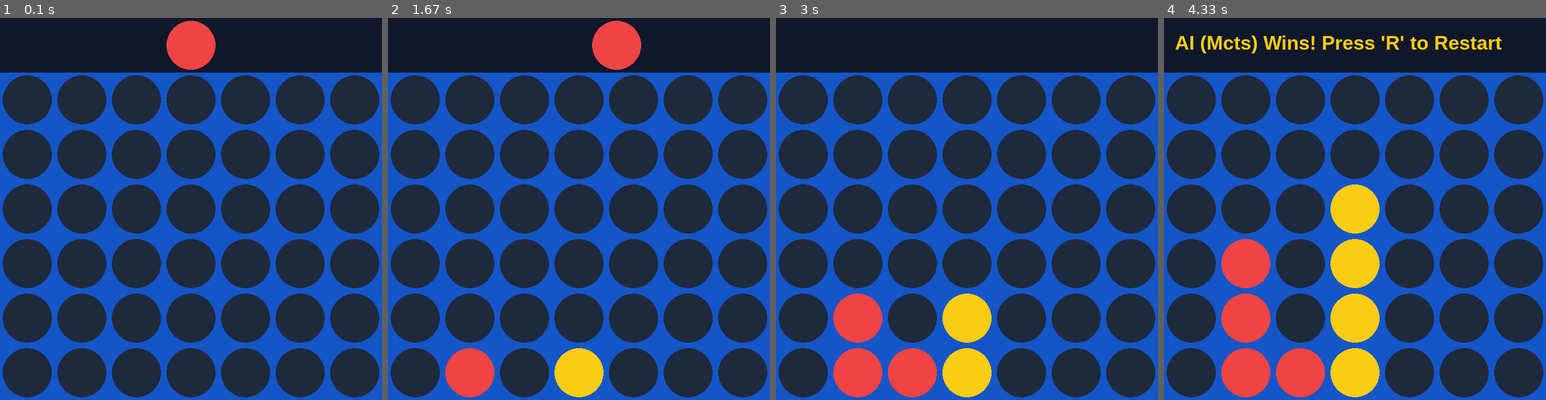
Above: before the commit, frames 1-4 (left to right).
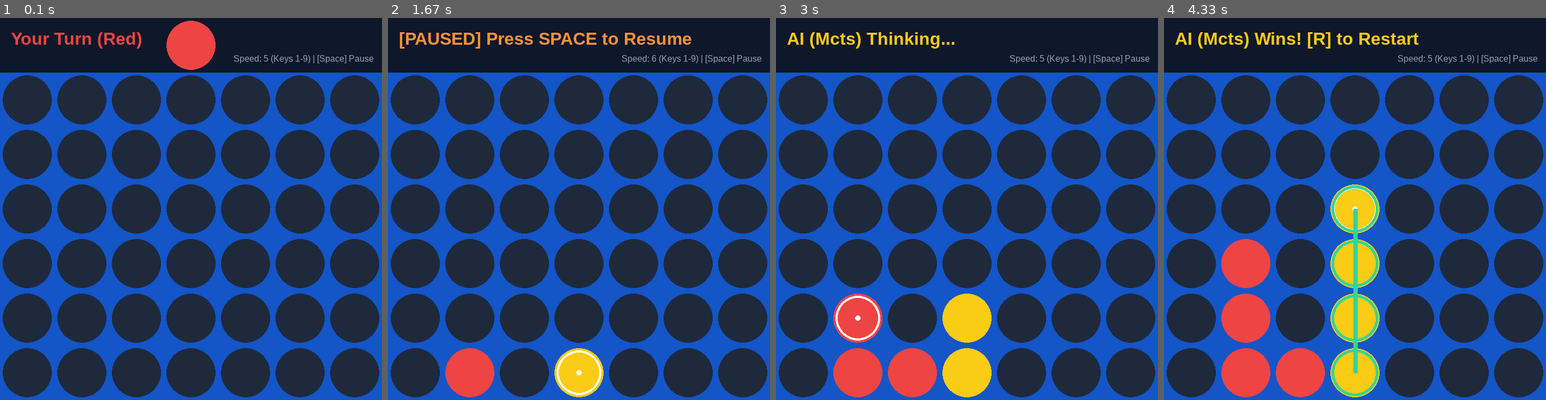
Above: after the commit, the same moments.

Repository: sharancreates/connect-four
Game: pygame game, started from gui_main.py
Same seed, same stepped clock (60 frames per second), same inputs: the game is played once before the commit and once after it.
Inputs (mouse positions are in pixels of both pictures, inside the frame that each line leads up to):
- Up to frame 1 (0.1 s): no input
- Up to frame 2 (1.67 s): press the mouse at (487, 212) at 0.37 s; move the mouse to (552, 251) at 0.47 s; release the mouse at (617, 293) at 0.6 s; tap Space at 0.67 s; tap + at 1.03 s; tap Enter at 1.57 s
- Up to frame 3 (3 s): move the mouse to (936, 308) at 2.3 s; tap Space at 2.33 s; tap - at 2.42 s; click (936, 308) at 2.58 s; press the mouse at (875, 212) at 2.93 s
- Up to frame 4 (4.33 s): move the mouse to (1347, 155) at 3.03 s; release the mouse at (1431, 98) at 3.17 s; move the mouse to (1263, 212) at 3.63 s; press the mouse at (1263, 212) at 3.67 s; move the mouse to (1293, 193) at 3.77 s; release the mouse at (1320, 178) at 3.9 s; move the mouse to (1492, 235) at 4.27 s; tap Space at 4.3 s

The runs differ from the first frame. In frame 1, 0.7% of the frame differs, in the area x 2-98%, y 3-12%; in frame 2, 2.7%; in frame 3, 1.1%; in frame 4, 3.6%, in the area x 3-98%, y 3-99%.

Commit message:
feat(gui): enhance visual polish with winning ray, last move ring, and live controls

Diff:
--- a/connect4/gui/pygame_app.py
+++ b/connect4/gui/pygame_app.py
@@ -1,14 +1,15 @@
 """Pygame GUI Interface for Connect Four.
 
 Provides a graphical 6x7 interactive board with smooth rendering,
-mouse hover tracking, click-to-drop column selection, and support
-for Human-vs-AI and AI-vs-AI demonstration modes.
+mouse hover tracking, click-to-drop column selection, winning 4-in-a-row
+ray overlays, last-move indicator rings, playback pause/speed controls,
+and support for Human-vs-AI and AI-vs-AI demonstration modes.
 """
 
 from __future__ import annotations
 import os
 import sys
-from typing import Optional, Tuple
+from typing import Optional, Tuple, List
 from connect4.core.board import Board, ROWS, COLS, EMPTY, PLAYER_1, PLAYER_2
 from connect4.agents.base import Agent
 
@@ -30,9 +31,24 @@
 COLOR_BOARD = (20, 85, 200)
 COLOR_BACKGROUND = (15, 23, 42)
 COLOR_EMPTY = (30, 41, 59)
-COLOR_PLAYER1 = (239, 68, 68)   # Vibrant Red
-COLOR_PLAYER2 = (250, 204, 21)  # Vibrant Yellow
+COLOR_PLAYER1 = (239, 68, 68)     # Vibrant Red
+COLOR_PLAYER2 = (250, 204, 21)    # Vibrant Yellow
 COLOR_TEXT = (248, 250, 252)
+COLOR_LAST_MOVE = (255, 255, 255) # Crisp White Ring for Last Move
+COLOR_WIN_LINE = (52, 211, 153)   # Neon Emerald Glow for Winning Ray
+COLOR_PAUSED = (251, 146, 60)     # Amber for Paused Indicator
+
+SPEED_DELAY_MAP = {
+    1: 1200,
+    2: 900,
+    3: 650,
+    4: 450,
+    5: 300,
+    6: 200,
+    7: 120,
+    8: 70,
+    9: 25,
+}
 
 
 class Connect4Pygame:
@@ -41,12 +57,20 @@
     def __init__(
         self,
         opponent: Optional[Agent] = None,
+        agent1: Optional[Agent] = None,
+        agent2: Optional[Agent] = None,
+        mode: str = "human-vs-ai",
+        speed: int = 5,
         headless: bool = False,
     ):
         """Initialize GUI application.
 
         Args:
-            opponent: Autonomous Agent playing as Player 2 ('O' / Yellow).
+            opponent: Autonomous Agent playing as Player 2 ('O' / Yellow). Backwards compatible.
+            agent1: Autonomous Agent playing as Player 1 ('X' / Red) in AI-vs-AI mode.
+            agent2: Autonomous Agent playing as Player 2 ('O' / Yellow).
+            mode: Game mode ("human-vs-ai" or "ai-vs-ai").
+            speed: Playback speed level from 1 (slow) to 9 (ultra-fast).
             headless: If True, uses dummy SDL video driver for headless testing.
         """
         if not PYGAME_AVAILABLE:
@@ -63,13 +87,23 @@
 
         self.screen = pygame.display.set_mode((WIDTH, HEIGHT))
         pygame.display.set_caption("Connect Four — Intelligent Game Agent (Adani University)")
-        self.font = pygame.font.SysFont("Helvetica", 36, bold=True)
-        self.small_font = pygame.font.SysFont("Helvetica", 22)
-
-        self.opponent = opponent
+        self.font = pygame.font.SysFont("Helvetica", 32, bold=True)
+        self.small_font = pygame.font.SysFont("Helvetica", 20)
+        self.status_font = pygame.font.SysFont("Helvetica", 16)
+
+        self.mode = mode
+        self.agent1 = agent1
+        self.agent2 = agent2 or opponent
+        self.opponent = self.agent2  # Preserved for backwards compatibility
+
+        self.speed = max(1, min(9, speed))
+        self.delay_ms = SPEED_DELAY_MAP.get(self.speed, 300)
+        self.paused = False
+
         self.board = Board()
         self.game_over = False
         self.winner: Optional[int] = None
+        self.winning_coords: Optional[List[Tuple[int, int]]] = None
         self.clock = pygame.time.Clock()
 
     @staticmethod
@@ -83,14 +117,30 @@
         self.board = Board()
         self.game_over = False
         self.winner = None
+        self.winning_coords = None
+
+    def set_speed(self, speed: int) -> None:
+        """Adjust playback speed level (1 to 9)."""
+        self.speed = max(1, min(9, speed))
+        self.delay_ms = SPEED_DELAY_MAP.get(self.speed, 300)
+
+    def toggle_pause(self) -> None:
+        """Toggle pause state."""
+        self.paused = not self.paused
 
     def draw_board(self, hover_x: Optional[int] = None) -> None:
-        """Render board, slots, and hover disc."""
+        """Render board, slots, hover disc, last move ring, winning line, and status HUD."""
         # Top banner background
         pygame.draw.rect(self.screen, COLOR_BACKGROUND, (0, 0, WIDTH, SQUARESIZE))
 
-        # Render hover piece if Human's turn and not game over
-        if not self.game_over and hover_x is not None and self.board.current_player == PLAYER_1:
+        # Render hover piece if Human's turn, not paused, and not game over
+        if (
+            not self.game_over
+            and not self.paused
+            and hover_x is not None
+            and self.mode == "human-vs-ai"
+            and self.board.current_player == PLAYER_1
+        ):
             pygame.draw.circle(
                 self.screen,
                 COLOR_PLAYER1,
@@ -117,61 +167,129 @@
                 else:
                     color = COLOR_EMPTY
 
-                pygame.draw.circle(
-                    self.screen,
-                    color,
-                    (int(c * SQUARESIZE + SQUARESIZE / 2), int((r + 1) * SQUARESIZE + SQUARESIZE / 2)),
-                    RADIUS,
+                center = (
+                    int(c * SQUARESIZE + SQUARESIZE / 2),
+                    int((r + 1) * SQUARESIZE + SQUARESIZE / 2),
                 )
-
-        # Draw game-over banner if applicable
+                pygame.draw.circle(self.screen, color, center, RADIUS)
+
+        # Highlight last placed move with clean accented ring
+        if self.board.last_move is not None:
+            r_last, c_last = self.board.last_move
+            last_center = (
+                int(c_last * SQUARESIZE + SQUARESIZE / 2),
+                int((r_last + 1) * SQUARESIZE + SQUARESIZE / 2),
+            )
+            pygame.draw.circle(self.screen, COLOR_LAST_MOVE, last_center, RADIUS - 4, width=4)
+            pygame.draw.circle(self.screen, COLOR_LAST_MOVE, last_center, 5)
+
+        # Draw dynamic winning 4-in-a-row ray overlay if game is terminal with winner
+        if self.game_over and self.winning_coords and len(self.winning_coords) >= 4:
+            c_start = (
+                int(self.winning_coords[0][1] * SQUARESIZE + SQUARESIZE / 2),
+                int((self.winning_coords[0][0] + 1) * SQUARESIZE + SQUARESIZE / 2),
+            )
+            c_end = (
+                int(self.winning_coords[-1][1] * SQUARESIZE + SQUARESIZE / 2),
+                int((self.winning_coords[-1][0] + 1) * SQUARESIZE + SQUARESIZE / 2),
+            )
+            # Draw prominent glowing ray line
+            pygame.draw.line(self.screen, COLOR_WIN_LINE, c_start, c_end, width=8)
+
+            # Draw highlighted accent rings around all 4 winning discs
+            for r_win, col_win in self.winning_coords:
+                pt = (
+                    int(col_win * SQUARESIZE + SQUARESIZE / 2),
+                    int((r_win + 1) * SQUARESIZE + SQUARESIZE / 2),
+                )
+                pygame.draw.circle(self.screen, COLOR_WIN_LINE, pt, RADIUS - 2, width=5)
+
+        # Render Header Info & Status HUD
         if self.game_over:
             if self.winner == PLAYER_1:
-                msg = "Player 1 (Red) Wins! Press 'R' to Restart"
+                p1_name = self.agent1.name if self.agent1 else "Player 1 (Red)"
+                msg = f"{p1_name} Wins! [R] to Restart"
                 color = COLOR_PLAYER1
             elif self.winner == PLAYER_2:
-                msg = f"{self.opponent.name if self.opponent else 'Player 2'} Wins! Press 'R' to Restart"
+                p2_name = self.agent2.name if self.agent2 else "Player 2 (Yellow)"
+                msg = f"{p2_name} Wins! [R] to Restart"
                 color = COLOR_PLAYER2
             else:
-                msg = "Draw! Board Full. Press 'R' to Restart"
+                msg = "Draw! Board Full. [R] to Restart"
                 color = COLOR_TEXT
 
             text_surf = self.font.render(msg, True, color)
-            self.screen.blit(text_surf, (20, 25))
+            self.screen.blit(text_surf, (20, 20))
+        elif self.paused:
+            msg = "[PAUSED] Press SPACE to Resume"
+            text_surf = self.font.render(msg, True, COLOR_PAUSED)
+            self.screen.blit(text_surf, (20, 20))
+        else:
+            if self.mode == "human-vs-ai":
+                if self.board.current_player == PLAYER_1:
+                    msg = "Your Turn (Red)"
+                    color = COLOR_PLAYER1
+                else:
+                    opp_name = self.agent2.name if self.agent2 else "AI"
+                    msg = f"{opp_name} Thinking..."
+                    color = COLOR_PLAYER2
+            else:
+                curr_agent = self.agent1 if self.board.current_player == PLAYER_1 else self.agent2
+                name = curr_agent.name if curr_agent else "Agent"
+                msg = f"{name}'s Turn"
+                color = COLOR_PLAYER1 if self.board.current_player == PLAYER_1 else COLOR_PLAYER2
+
+            text_surf = self.font.render(msg, True, color)
+            self.screen.blit(text_surf, (20, 20))
+
+        # Bottom/Right info text: speed & controls
+        hud_text = f"Speed: {self.speed} (Keys 1-9) | [Space] Pause"
+        hud_surf = self.status_font.render(hud_text, True, (148, 163, 184))
+        self.screen.blit(hud_surf, (WIDTH - hud_surf.get_width() - 15, 65))
 
         pygame.display.update()
 
     def step_human_move(self, col: int) -> bool:
         """Process a human disc drop into column. Returns True if move was executed."""
-        if self.game_over or not self.board.is_valid_move(col):
+        if self.game_over or self.paused or not self.board.is_valid_move(col):
             return False
 
         self.board.make_move(col)
         if self.board.is_terminal():
             self.game_over = True
             self.winner = self.board.get_winner()
+            self.winning_coords = self.board.get_winning_coordinates()
         return True
 
-    def step_ai_move(self) -> None:
-        """Trigger AI move computation and update board."""
-        if self.game_over or self.opponent is None or self.board.current_player != PLAYER_2:
+    def step_ai_move(self, agent: Optional[Agent] = None) -> None:
+        """Trigger autonomous move computation for the active player."""
+        if self.game_over or self.paused:
             return
 
-        # Render current state with thinking label
+        active_agent = agent or (self.agent1 if self.board.current_player == PLAYER_1 else self.agent2)
+        if active_agent is None:
+            return
+
+        # Render thinking status
         self.screen.fill(COLOR_BACKGROUND, (0, 0, WIDTH, SQUARESIZE))
-        lbl = self.font.render(f"{self.opponent.name} is thinking...", True, COLOR_PLAYER2)
-        self.screen.blit(lbl, (20, 25))
+        color = COLOR_PLAYER1 if self.board.current_player == PLAYER_1 else COLOR_PLAYER2
+        lbl = self.font.render(f"{active_agent.name} thinking...", True, color)
+        self.screen.blit(lbl, (20, 20))
+        hud_text = f"Speed: {self.speed} (Keys 1-9) | [Space] Pause"
+        hud_surf = self.status_font.render(hud_text, True, (148, 163, 184))
+        self.screen.blit(hud_surf, (WIDTH - hud_surf.get_width() - 15, 65))
         pygame.display.update()
 
-        ai_move = self.opponent.select_move(self.board)
+        ai_move = active_agent.select_move(self.board)
         self.board.make_move(ai_move)
 
         if self.board.is_terminal():
             self.game_over = True
             self.winner = self.board.get_winner()
+            self.winning_coords = self.board.get_winning_coordinates()
 
     def run(self) -> None:
-        """Main graphical event loop."""
+        """Main graphical event loop with interactive controls."""
         running = True
         hover_x = WIDTH // 2
 
@@ -192,25 +310,61 @@
                     elif event.key == pygame.K_r:
                         self.reset()
                         self.draw_board(hover_x)
+                    elif event.key == pygame.K_SPACE:
+                        self.toggle_pause()
+                        self.draw_board(hover_x)
+                    elif pygame.K_1 <= event.key <= pygame.K_9:
+                        new_speed = event.key - pygame.K_0
+                        self.set_speed(new_speed)
+                        self.draw_board(hover_x)
+                    elif event.key in (pygame.K_PLUS, pygame.K_EQUALS):
+                        self.set_speed(self.speed + 1)
+                        self.draw_board(hover_x)
+                    elif event.key == pygame.K_MINUS:
+                        self.set_speed(self.speed - 1)
+                        self.draw_board(hover_x)
 
                 elif event.type == pygame.MOUSEMOTION:
                     hover_x = event.pos[0]
-                    self.draw_board(hover_x)
+                    if not self.game_over and not self.paused:
+                        self.draw_board(hover_x)
 
                 elif event.type == pygame.MOUSEBUTTONDOWN and event.button == 1:
-                    if not self.game_over and self.board.current_player == PLAYER_1:
+                    if (
+                        self.mode == "human-vs-ai"
+                        and not self.game_over
+                        and not self.paused
+                        and self.board.current_player == PLAYER_1
+                    ):
                         col = self.get_column_from_x(event.pos[0])
                         if self.step_human_move(col):
                             self.draw_board(hover_x)
 
-                            # If game didn't end and AI is playing as Player 2:
-                            if not self.game_over and self.opponent is not None:
-                                pygame.time.wait(200)
-                                self.step_ai_move()
+                            # AI response turn
+                            if not self.game_over and not self.paused and self.agent2 is not None:
+                                pygame.time.wait(self.delay_ms)
+                                self.step_ai_move(self.agent2)
                                 self.draw_board(hover_x)
 
-            if not self.game_over and self.board.current_player == PLAYER_2 and self.opponent is not None:
-                self.step_ai_move()
+            # AI-vs-AI autonomous turn stepping
+            if self.mode == "ai-vs-ai" and not self.game_over and not self.paused:
+                pygame.time.wait(self.delay_ms)
+                if self.board.current_player == PLAYER_1 and self.agent1 is not None:
+                    self.step_ai_move(self.agent1)
+                elif self.board.current_player == PLAYER_2 and self.agent2 is not None:
+                    self.step_ai_move(self.agent2)
                 self.draw_board(hover_x)
 
+            # Human-vs-AI if AI turn is pending (e.g. unpaused)
+            elif (
+                self.mode == "human-vs-ai"
+                and not self.game_over
+                and not self.paused
+                and self.board.current_player == PLAYER_2
+                and self.agent2 is not None
+            ):
+                pygame.time.wait(self.delay_ms)
+                self.step_ai_move(self.agent2)
+                self.draw_board(hover_x)
+
         pygame.quit()
--- a/gui_main.py
+++ b/gui_main.py
@@ -1,10 +1,13 @@
 """GUI Entrypoint for Connect Four.
 
-Launches the interactive Pygame board for human-vs-AI gameplay.
+Launches the interactive Pygame board for human-vs-AI or AI-vs-AI demonstration modes
+with live playback speed adjustments, pause controls, last-move indicator, and
+dynamic winning line overlay.
 """
 
+from __future__ import annotations
 import argparse
-from connect4.core.board import PLAYER_2
+from connect4.core.board import PLAYER_1, PLAYER_2
 from connect4.gui import Connect4Pygame, PYGAME_AVAILABLE
 from main import create_agent
 
@@ -16,32 +19,57 @@
         return
 
     parser = argparse.ArgumentParser(
-        description="Connect Four Pygame Graphical Interface",
+        description="Connect Four Pygame Graphical Interface (Adani University)",
         formatter_class=argparse.ArgumentDefaultsHelpFormatter,
+    )
+    parser.add_argument(
+        "--mode",
+        choices=["human-vs-ai", "ai-vs-ai"],
+        default="human-vs-ai",
+        help="Gameplay mode: Human vs AI or AI vs AI demonstration",
     )
     parser.add_argument(
         "--agent",
         choices=["random", "minimax", "alphabeta", "mcts"],
         default="mcts",
-        help="AI opponent type",
+        help="AI opponent type (Player 2) in human-vs-ai mode",
+    )
+    parser.add_argument(
+        "--agent1",
+        choices=["random", "minimax", "alphabeta", "mcts"],
+        default="alphabeta",
+        help="Player 1 AI type (in ai-vs-ai mode)",
+    )
+    parser.add_argument(
+        "--agent2",
+        choices=["random", "minimax", "alphabeta", "mcts"],
+        default="mcts",
+        help="Player 2 AI type (in ai-vs-ai mode)",
     )
     parser.add_argument(
         "--depth",
         type=int,
         default=4,
-        help="Search depth for Minimax/AlphaBeta opponent",
+        help="Search depth for Minimax/AlphaBeta",
     )
     parser.add_argument(
         "--simulations",
         type=int,
         default=400,
-        help="MCTS simulation budget for opponent",
+        help="MCTS simulation budget",
     )
     parser.add_argument(
         "--time-limit",
         type=float,
         default=None,
-        help="MCTS time limit in seconds for opponent",
+        help="MCTS thinking time limit in seconds",
+    )
+    parser.add_argument(
+        "--speed",
+        type=int,
+        default=5,
+        choices=range(1, 10),
+        help="Playback speed level (1: slow, 5: balanced, 9: fastest)",
     )
     parser.add_argument(
         "--headless",
@@ -51,18 +79,56 @@
 
     args = parser.parse_args()
 
-    opponent = create_agent(
-        args.agent,
-        f"AI ({args.agent.capitalize()})",
-        player=PLAYER_2,
-        depth=args.depth,
-        simulations=args.simulations,
-        time_limit=args.time_limit,
+    agent1 = None
+    agent2 = None
+
+    if args.mode == "ai-vs-ai":
+        agent1 = create_agent(
+            args.agent1,
+            f"Agent 1 ({args.agent1.capitalize()})",
+            player=PLAYER_1,
+            depth=args.depth,
+            simulations=args.simulations,
+            time_limit=args.time_limit,
+        )
+        agent2 = create_agent(
+            args.agent2,
+            f"Agent 2 ({args.agent2.capitalize()})",
+            player=PLAYER_2,
+            depth=args.depth,
+            simulations=args.simulations,
+            time_limit=args.time_limit,
+        )
+        print(f"\nLaunching Connect Four GUI Demo: {agent1.name} (Red) vs {agent2.name} (Yellow)")
+    else:
+        chosen_ai = args.agent
+        agent2 = create_agent(
+            chosen_ai,
+            f"AI ({chosen_ai.capitalize()})",
+            player=PLAYER_2,
+            depth=args.depth,
+            simulations=args.simulations,
+            time_limit=args.time_limit,
+        )
+        print(f"\nLaunching Connect Four GUI: Human (Red) vs {agent2.name} (Yellow)")
+
+    print("-" * 55)
+    print("Controls:")
+    print("  • Click Column : Drop disc (Human turn)")
+    print("  • Spacebar     : Pause / Resume playback")
+    print("  • Keys 1 to 9  : Adjust AI delay speed (1=slow, 9=fast)")
+    print("  • 'R' Key      : Restart game")
+    print("  • 'Q' Key      : Quit")
+    print("-" * 55 + "\n")
+
+    app = Connect4Pygame(
+        agent1=agent1,
+        agent2=agent2,
+        opponent=agent2,
+        mode=args.mode,
+        speed=args.speed,
+        headless=args.headless,
     )
-
-    app = Connect4Pygame(opponent=opponent, headless=args.headless)
-    print(f"\nLaunching Connect Four GUI: Human (Red) vs {opponent.name} (Yellow)...")
-    print("Press 'Q' to quit, 'R' to restart game.\n")
     app.run()
 
 
--- a/tests/test_board.py
+++ b/tests/test_board.py
@@ -148,3 +148,43 @@
     assert draw_board.is_full()
     assert draw_board.is_terminal()
     assert draw_board.get_winner() is None
+
+
+def test_get_winning_coordinates():
+    """Verify get_winning_coordinates correctly locates horizontal, vertical, and diagonal lines."""
+    empty_board = Board()
+    assert empty_board.get_winning_coordinates() is None
+
+    # 1. Horizontal win in row 5
+    h_board = Board()
+    for col in range(3):
+        h_board.make_move(col)      # P1
+        h_board.make_move(col + 4)  # P2
+    h_board.make_move(3)            # P1 wins: row 5, cols 0..3
+    assert h_board.get_winning_coordinates() == [(5, 0), (5, 1), (5, 2), (5, 3)]
+
+    # 2. Vertical win in col 2
+    v_board = Board()
+    for _ in range(3):
+        v_board.make_move(2)  # P1
+        v_board.make_move(4)  # P2
+    v_board.make_move(2)      # P1 wins: rows 5, 4, 3, 2 in col 2
+    assert v_board.get_winning_coordinates() == [(2, 2), (3, 2), (4, 2), (5, 2)]
+
+    # 3. Positive diagonal win
+    pos_grid = np.zeros((ROWS, COLS), dtype=np.int8)
+    pos_grid[5, 0] = PLAYER_1
+    pos_grid[4, 1] = PLAYER_1
+    pos_grid[3, 2] = PLAYER_1
+    pos_grid[2, 3] = PLAYER_1
+    pos_board = Board(pos_grid)
+    assert pos_board.get_winning_coordinates() == [(5, 0), (4, 1), (3, 2), (2, 3)]
+
+    # 4. Negative diagonal win
+    neg_grid = np.zeros((ROWS, COLS), dtype=np.int8)
+    neg_grid[2, 0] = PLAYER_2
+    neg_grid[3, 1] = PLAYER_2
+    neg_grid[4, 2] = PLAYER_2
+    neg_grid[5, 3] = PLAYER_2
+    neg_board = Board(neg_grid)
+    assert neg_board.get_winning_coordinates() == [(2, 0), (3, 1), (4, 2), (5, 3)]
--- a/tests/test_gui.py
+++ b/tests/test_gui.py
@@ -41,3 +41,81 @@
     app.reset()
     assert not app.game_over
     assert app.board.get_legal_moves() == list(range(7))
+
+
+@pytest.mark.skipif(not PYGAME_AVAILABLE, reason="Pygame is not installed")
+def test_gui_pause_and_speed_controls():
+    """Verify pause toggle and speed adjustment logic."""
+    app = Connect4Pygame(headless=True, speed=5)
+    assert app.speed == 5
+    assert not app.paused
+
+    # Toggle pause
+    app.toggle_pause()
+    assert app.paused is True
+    # While paused, human moves should be rejected
+    assert app.step_human_move(0) is False
+
+    app.toggle_pause()
+    assert app.paused is False
+
+    # Adjust speed
+    app.set_speed(1)
+    assert app.speed == 1
+    assert app.delay_ms == 1200
+
+    app.set_speed(9)
+    assert app.speed == 9
+    assert app.delay_ms == 25
+
+    # Out of range clamps
+    app.set_speed(99)
+    assert app.speed == 9
+    app.set_speed(-5)
+    assert app.speed == 1
+
+
+@pytest.mark.skipif(not PYGAME_AVAILABLE, reason="Pygame is not installed")
+def test_gui_winning_overlay_rendering():
+    """Verify that winning coordinates trigger winning line rendering in draw_board."""
+    agent = RandomAgent("RandomGUI", player=PLAYER_2, seed=1)
+    app = Connect4Pygame(opponent=agent, headless=True)
+
+    # Force a winning sequence for Player 1: columns 0, 1, 2, 3
+    for col in range(3):
+        app.step_human_move(col)          # P1
+        app.board.make_move(col + 4)      # P2
+    app.step_human_move(3)                # P1 wins
+
+    assert app.game_over is True
+    assert app.winner == PLAYER_1
+    assert app.winning_coords == [(5, 0), (5, 1), (5, 2), (5, 3)]
+
+    # draw_board should execute without exception, drawing winning line and last move
+    app.draw_board()
+
+
+@pytest.mark.skipif(not PYGAME_AVAILABLE, reason="Pygame is not installed")
+def test_gui_ai_vs_ai_mode():
+    """Verify AI-vs-AI mode initialization and autonomous step execution."""
+    agent1 = RandomAgent("P1_Random", player=PLAYER_1, seed=10)
+    agent2 = RandomAgent("P2_Random", player=PLAYER_2, seed=20)
+    app = Connect4Pygame(
+        agent1=agent1,
+        agent2=agent2,
+        mode="ai-vs-ai",
+        speed=9,
+        headless=True,
+    )
+
+    assert app.mode == "ai-vs-ai"
+    assert app.board.current_player == PLAYER_1
+
+    # Step AI 1
+    app.step_ai_move(agent1)
+    assert app.board.current_player == PLAYER_2
+    assert app.board.last_move is not None
+
+    # Step AI 2
+    app.step_ai_move(agent2)
+    assert app.board.current_player == PLAYER_1
